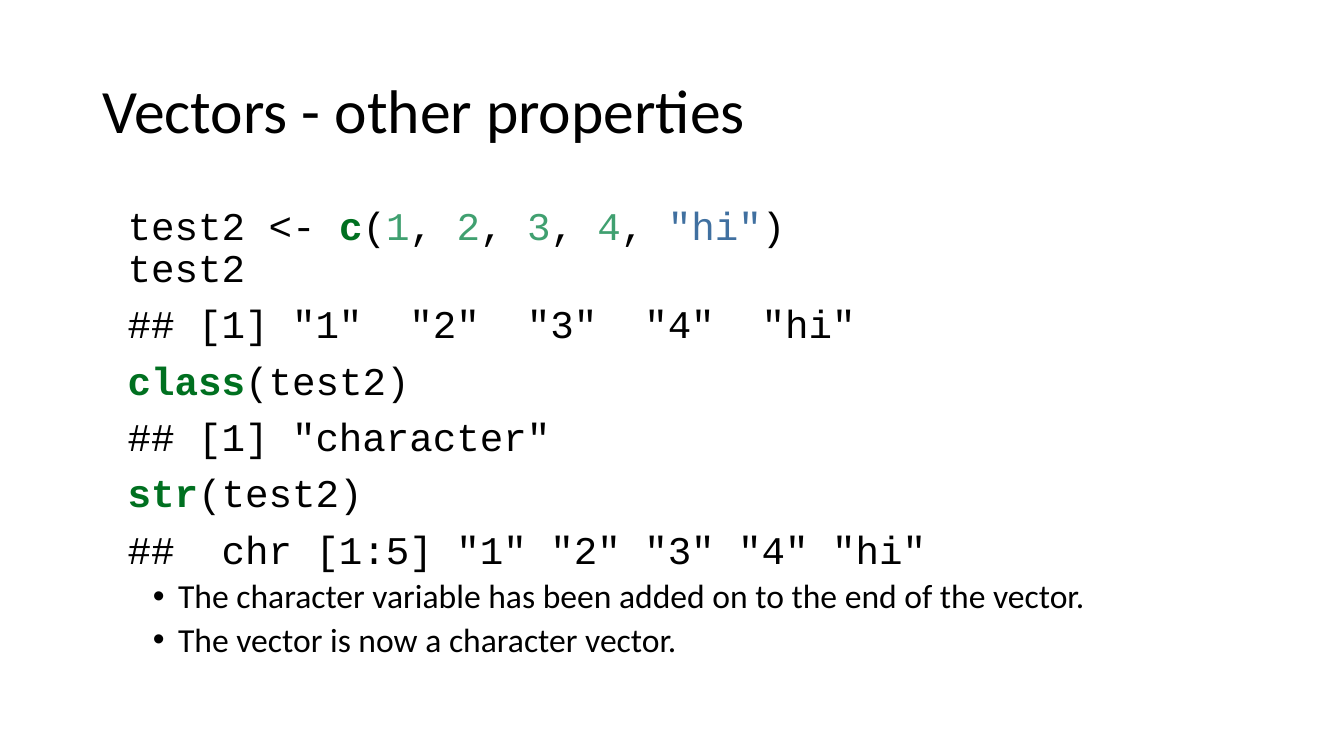
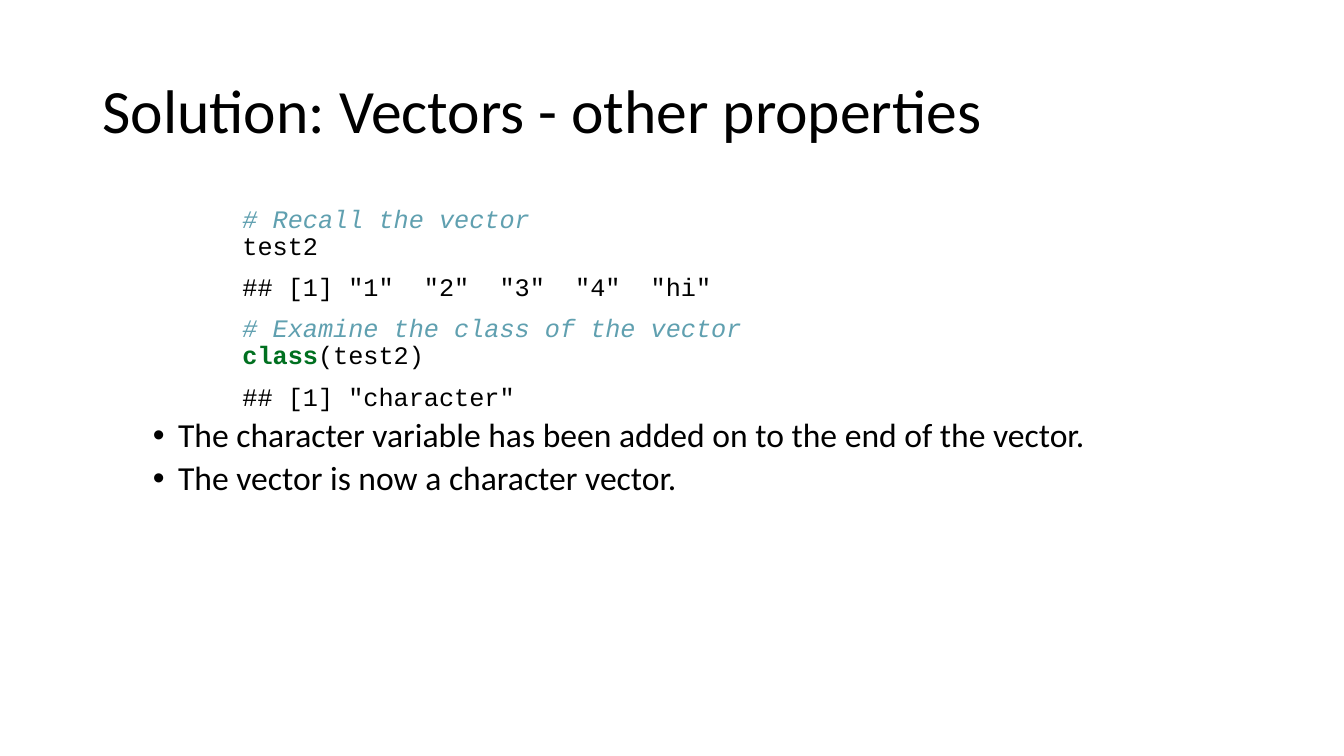
Before and after one commit to ClinicianCoders/ClinicianCoders, a slide deck: slide 31 of Workshops/Workshop1.pptx (slide 37 before the commit). Drawn at 1344x756 pixels with LibreOffice and Linux fonts; fonts in the diff are those of the drawing. Boxes give left, top, right and bottom in pixels: in the first picture for what was removed or moved away, otherwise in the second. Text is boxed around its words. In the diff, an @@ line names an element or a change of style, - is before the commit and + after.

```diff
--- a/Workshops/Workshop1.pptx
+++ b/Workshops/Workshop1.pptx
@@ title at [102, 90, 982, 143]: text changed @@
-Vectors - other properties
+Solution: Vectors - other properties
@@ text at [242, 210, 530, 256]: text changed; size 28 to 18 pt; text colour #000000 to #60A0B0; italic on @@
-test2 <- c(1, 2, 3, 4, "hi")
-test2
+# Recall the vector
+test2
@@ text at [288, 278, 711, 412]: size 28 to 18 pt in "## [1] "1" "2" "3" "4" "hi"", "## [1] "character""; indent changed @@
@@ text at [242, 319, 742, 370]: text changed; size 28 to 18 pt; text colour #000000 to #60A0B0; italic on @@
-class(test2)
+# Examine the class of the vector
+class(test2)
@@ text at [128, 479, 926, 572]: paragraphs removed @@
-str(test2)
-## chr [1:5] "1" "2" "3" "4" "hi"
```
Also in this commit, not shown: 29 other slides changed, 7 other files.
